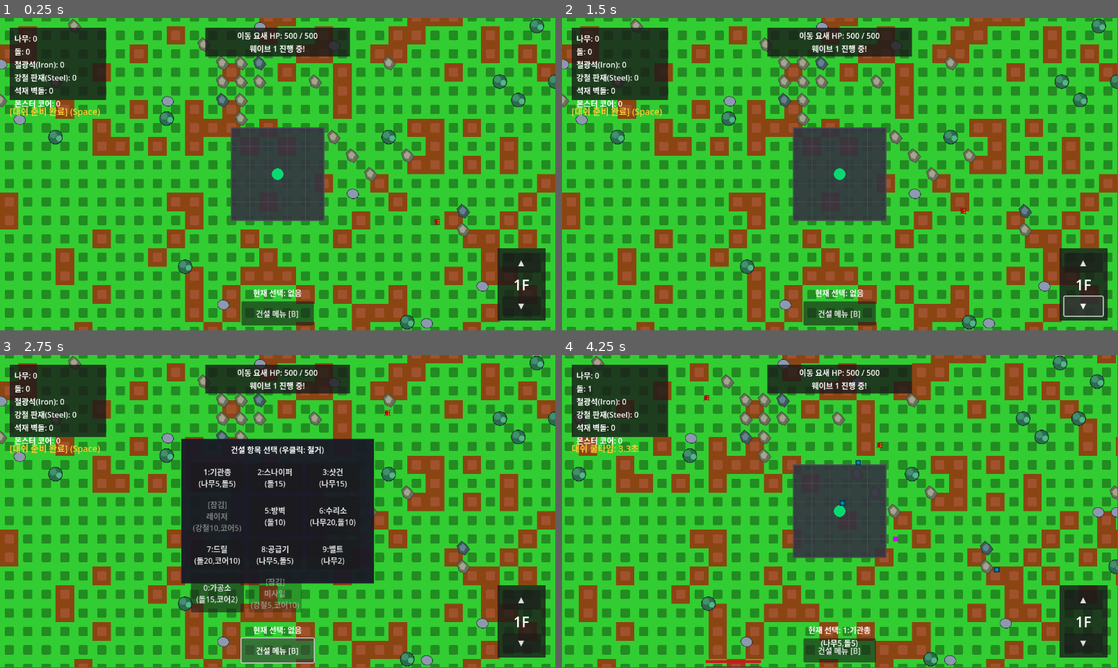
Above: before the commit, frames 1-4 (two rows, left to right).
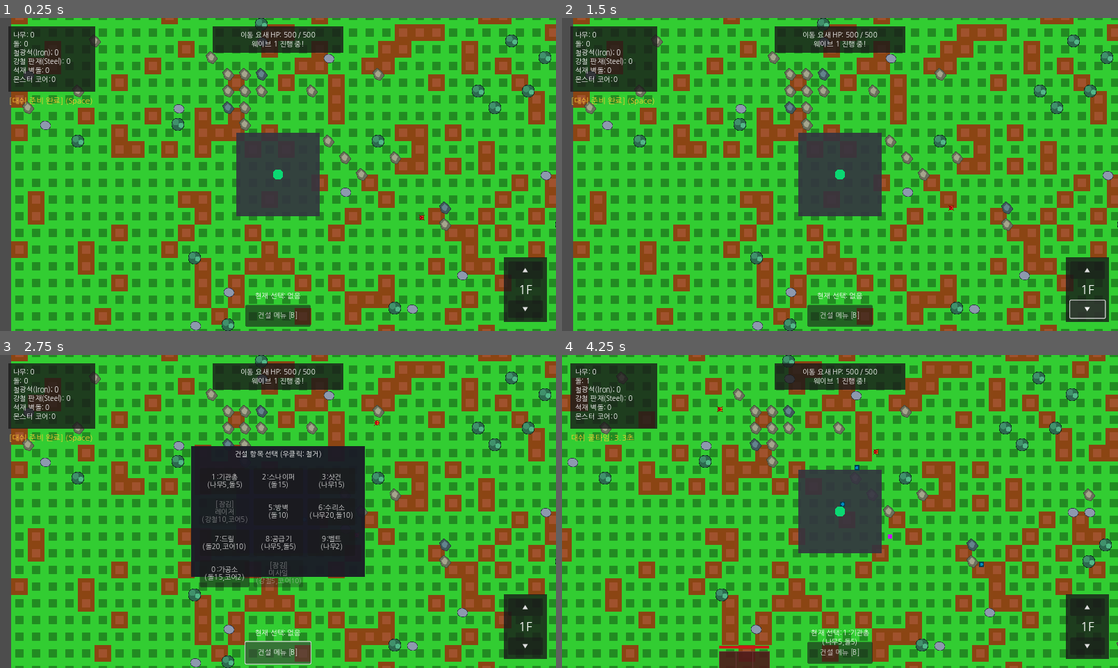
Above: after the commit, the same moments.

Repository: krWebfirewood/nomad-factory
Game: Godot game, scene res://scenes/main.tscn
Same seed, same stepped clock (60 frames per second), same inputs: the game is played once before the commit and once after it.
Inputs (mouse positions are in pixels of both pictures, inside the frame that each line leads up to):
- Up to frame 1 (0.25 s): no input
- Up to frame 2 (1.5 s): click "▲" at 0.5 s; click "▼" at 1.25 s
- Up to frame 3 (2.75 s): click "건설 메뉴 [B]" at 2 s
- Up to frame 4 (4.25 s): click "1:기관총 (나무5,돌5)" at 2.75 s; tap Enter at 3.5 s; move the mouse to (962, 495) at 3.52 s; hold Right (ui_right) from 3.53 s (still down); hold Shift from 3.53 s (still down); click (962, 495) at 3.67 s; tap Space at 3.77 s
In our replay, the window is 799x449 before the commit and 800x450 after it. These sizes can differ from the game's own. Grey fills any space a smaller window leaves; there, only what the larger window draws over its background counts as a difference.

The runs differ from the first frame. In frame 1, 57% of the frame differs, in the area x 0-100%, y 0-100%; in frame 2, 57%; in frame 3, 55%; in frame 4, 57%.

Commit message:
Fix UI Korean font rendering and viewport scaling for Web

Diff:
--- a/project.godot
+++ b/project.godot
@@ -31,3 +31,14 @@
 textures/canvas_textures/default_texture_filter=0
 textures/vram_compression/import_s3tc_bptc=true
 textures/vram_compression/import_etc2_astc=true
+
+[display]
+
+window/size/viewport_width=1280
+window/size/viewport_height=720
+window/stretch/mode="canvas_items"
+window/stretch/aspect="keep"
+
+[gui]
+
+theme/custom_font="res://assets/fonts/NanumGothic.ttf"
Binary file added: assets/fonts/NanumGothic.ttf
Not shown, changed: .gitignore
